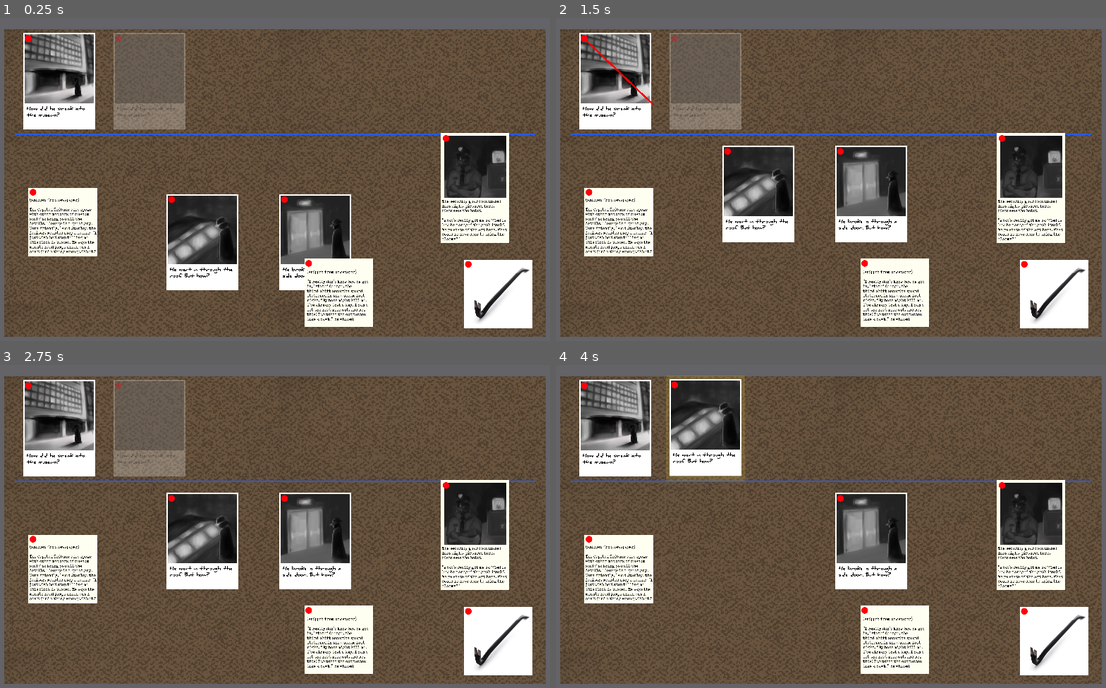
Above: before the commit, frames 1-4 (two rows, left to right).
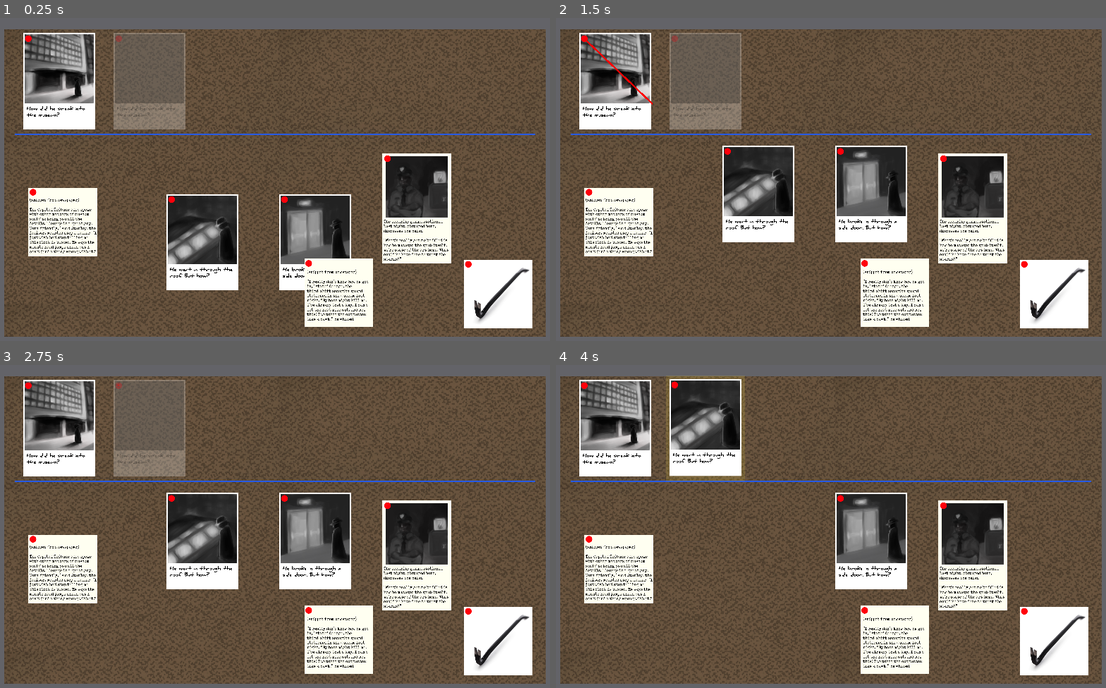
Above: after the commit, the same moments.

Repository: IanWark/VGADGameJamWinter2019
Game: Godot game, scene res://scenes/game_screen.tscn
The game is run twice, just before and just after one commit, with the same random seed, the same clock (stepped at 60 frames per second) and the same inputs. Sound files missing from this copy of the repository are replaced by a short silence.
Inputs (mouse positions are in pixels of both pictures, inside the frame that each line leads up to):
- Up to frame 1 (0.25 s): no input
- Up to frame 2 (1.5 s): drag from (583, 37) to (704, 82) at 0.52 s; tap Enter at 1.25 s; drag from (616, 82) to (726, 150) at 1.27 s
- Up to frame 3 (2.75 s): tap Space at 2 s; move the mouse to (121, 384) at 2.02 s; press the mouse at (121, 384) at 2.03 s
- Up to frame 4 (4 s): release the mouse at (677, 384) at 2.75 s; tap Enter at 2.75 s; drag from (704, 429) to (726, 497) at 2.77 s; tap Space at 3.5 s; drag from (726, 497) to (677, 384) at 3.52 s

The runs differ from the first frame. In frame 1, 7.6% of the frame differs, in the area x 69-93%, y 35-76%; in frame 2, 7.6%; in frame 3, 7.6%; in frame 4, 7.6%.

Commit message:
add music to game_screen

Diff:
--- a/scenes/game_screen.tscn
+++ b/scenes/game_screen.tscn
@@ -11,6 +11,7 @@
 [ext_resource path="res://scenes/clues/key.tscn" type="PackedScene" id=9]
 [ext_resource path="res://scenes/clues/panel.tscn" type="PackedScene" id=10]
 [ext_resource path="res://scenes/clues/clock.tscn" type="PackedScene" id=11]
+[ext_resource path="res://music/Dances and Dames.ogg" type="AudioStream" id=12]
 
 [sub_resource type="Gradient" id=1]
 
@@ -329,10 +330,21 @@
 
 [node name="panel" parent="." index="10" instance=ExtResource( 10 )]
 
-position = Vector2( 875, 309 )
+position = Vector2( 768.891, 345.73 )
 
 [node name="clock" parent="." index="11" instance=ExtResource( 11 )]
 
 position = Vector2( 127, 371 )
 
+[node name="AudioStreamPlayer" type="AudioStreamPlayer" parent="." index="12"]
+
+stream = ExtResource( 12 )
+volume_db = 0.0
+pitch_scale = 1.0
+autoplay = true
+mix_target = 0
+bus = "Master"
+
 [connection signal="animation_finished" from="ItemViewLayer/ItemViewBG/AnimationPlayer" to="." method="_on_AnimationPlayer_animation_finished"]
+
+[connection signal="finished" from="AudioStreamPlayer" to="." method="_on_AudioStreamPlayer_finished"]
--- a/scripts/main.gd
+++ b/scripts/main.gd
@@ -19,6 +19,10 @@
 var current_event = 1
 
 var event_unknown
+
+const songs = ["res://music/Dances and Dames.ogg"]
+var current_song = 0
+onready var music_player = $AudioStreamPlayer
 
 onready var event_pos_template = $"Locked Events/event_sequence/event_pos_0"
 onready var event_sequence = $"Locked Events/event_sequence"
@@ -151,3 +155,10 @@
 
 func _on_AnimationPlayer_animation_finished(anim_name):
 	get_tree().change_scene("res://scenes/ending.tscn")
+
+func _on_AudioStreamPlayer_finished():
+	current_song += 1
+	if current_song > songs.size()-1:
+		current_song = 0
+
+	music_player.play(songs[current_song])
Not shown: 1 places in scenes/game_screen.tscn that only renumber resources
